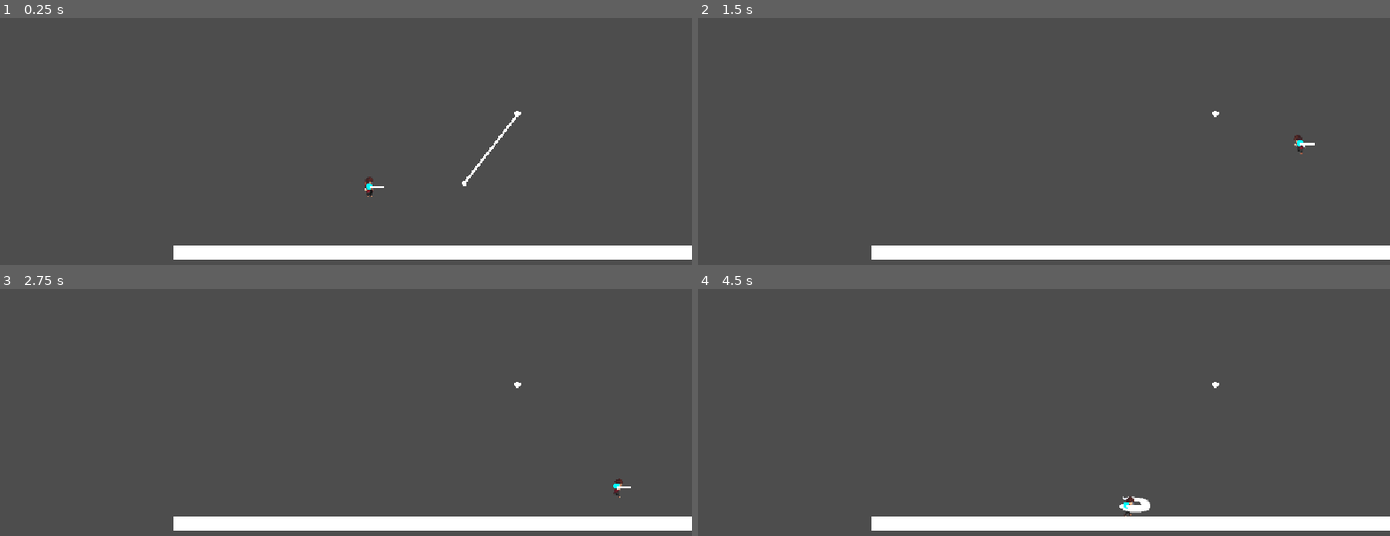
Above: before the commit, frames 1-4 (two rows, left to right).
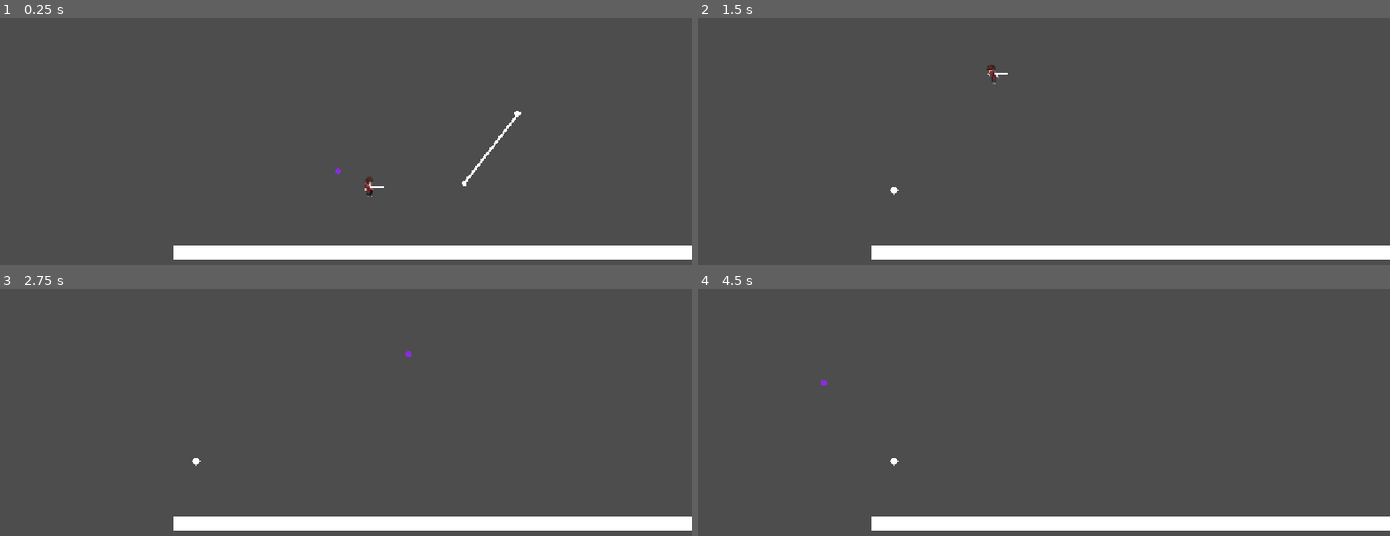
Above: after the commit, the same moments.

Repository: VBsaini/knification
Game: Godot game, scene res://Node/GameScene.tscn
Same seed, same stepped clock (60 frames per second), same inputs: the game is played once before the commit and once after it.
Inputs (mouse positions are in pixels of both pictures, inside the frame that each line leads up to):
- Up to frame 1 (0.25 s): no input
- Up to frame 2 (1.5 s): move the mouse to (1189, 151) at 0.52 s; hold A (right) from 0.53 s (still down); tap Q (grapple) at 0.6, 1.35 s; tap Space (jump) at 0.77 s; move the mouse to (891, 190) at 1.27 s
- Up to frame 3 (2.75 s): tap Space (jump) at 1.52 s; move the mouse to (408, 355) at 2.02 s; release A (right) at 2.03 s; hold D (left) from 2.03 s (still down); click (408, 355) at 2.1 s; tap Q (grapple) at 2.3 s
- Up to frame 4 (4.5 s): move the mouse to (1002, 521) at 2.77 s; release D (left) at 2.78 s; hold A (right) 2.78-4.28 s; tap Q (grapple) at 2.85, 3.6 s; tap Space (jump) at 3.02, 3.77 s; move the mouse to (1251, 501) at 3.52 s; tap Enter at 4.25 s; move the mouse to (822, 382) at 4.27 s; hold D (left) from 4.28 s (still down); click (822, 382) at 4.35 s

The runs differ from the first frame. In frame 1, less than 0.1% of the frame differs, in the area x 48-54%, y 60-70%; in frame 2, 0.2%; in frame 3, 0.1%; in frame 4, 0.3%, in the area x 17-76%, y 36-93%.

Commit message:
ADD: grapple working

Diff:
--- a/Pendulum.gd
+++ b/Pendulum.gd
@@ -27,7 +27,7 @@
 
 
 
-func _process(delta: float) -> void:
+func _process(_delta: float) -> void:
 	rope.set_point_position(0, $GrappleAnchor.global_position * rope.global_transform)
 	rope.set_point_position(1, player_anchor.global_position * rope.global_transform)
 	#rope.points[0] = $GrappleAnchor.global_position * rope.global_transform
@@ -56,15 +56,16 @@
 var player_original_parent: Node = null
 
 func attach_player(player: Node2D) -> int:
-	if self.global_position.distance_to(player.global_position) > max_radius or player_original_parent != null:
+	if get_global_mouse_position().distance_to(player.global_position) > max_radius or player_original_parent != null:
 		return -1;
+	$GrappleAnchor.position = to_local(get_global_mouse_position())
 	player_original_parent = player.get_parent()
 	player_anchor.position = player.global_position
 	player.reparent(player_anchor)
 	player.position = Vector2.ZERO
 
-	rope.points[0] = $GrappleAnchor.global_position * rope.global_transform
-	rope.points[1] = player_anchor.global_position * rope.global_transform
+	#rope.points[0] = $GrappleAnchor.global_position * rope.global_transform
+	#rope.points[1] = player_anchor.global_position * rope.global_transform
 
 	rope.visible = true
 	player_anchor.visible = true
--- a/Scripts/grapple_gun.gd
+++ b/Scripts/grapple_gun.gd
@@ -1,15 +1,16 @@
 extends Node2D
 
-#var grapple: Pendulum = Pendulum.new()
-var world_mouse_pos:= get_global_mouse_position()
-var screen_mouse_pos
+var world_mouse_pos
 
 @export var player:Node2D
+func _ready() -> void:
+	world_mouse_pos = get_global_mouse_position()
 
 
-
-func _process(delta: float) -> void:
+func _process(_delta: float) -> void:
+	queue_redraw()
 	if Input.is_action_just_pressed("grapple"):
+		var local_mouse = to_local(get_global_mouse_position())
 		for grappling_hook_system in get_tree().get_nodes_in_group("grappling-hook-system"):
 			var success = grappling_hook_system.attach_player(self.get_parent())
 			if success == 0:
@@ -25,4 +26,6 @@
 
 
 func _draw() -> void:
-	draw_circle(position, 5, Color.AQUA)
+	var local_mouse = to_local(get_global_mouse_position())
+
+	draw_circle(local_mouse, 5, Color.BLUE_VIOLET)
